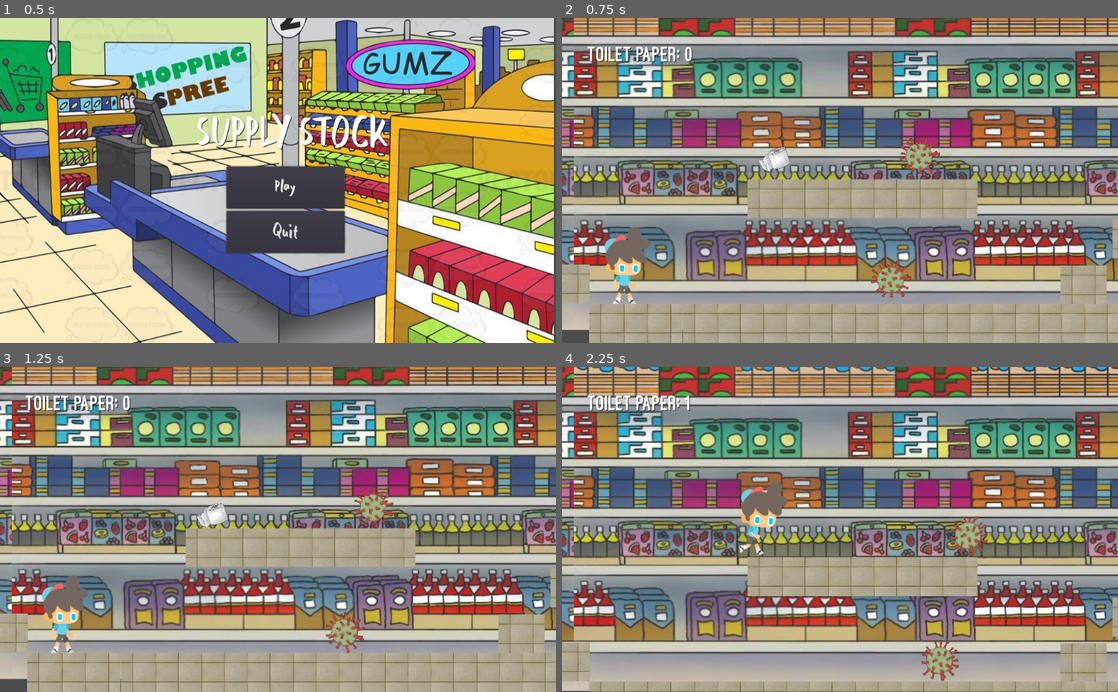
Above: before the commit, frames 1-4 (two rows, left to right).
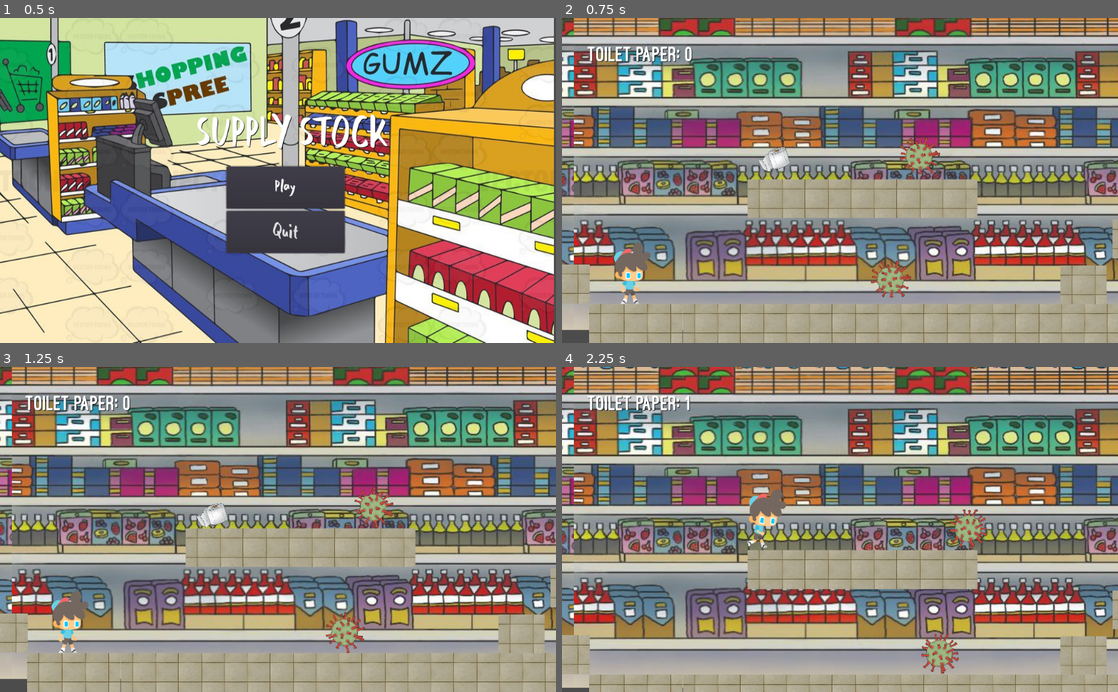
Above: after the commit, the same moments.

Repository: moomurrs/Final-Project
Game: Godot game, scene res://Scenes/MainScreen.tscn
Two runs of this game, one before a commit and one after it. Both use one fixed random seed, a clock stepped at 60 frames per second and the inputs below.
Inputs:
- Up to frame 1 (0.5 s): no input
- Up to frame 2 (0.75 s): click "Play" at 0.5 s
- Up to frame 3 (1.25 s): no input
- Up to frame 4 (2.25 s): hold Right (ui_right) from 1.28 s (still down); tap Up (ui_up) at 1.52 s

Frame 1 is identical in both runs. In frame 2, 1.0% of the frame differs, in the area x 7-16%, y 64-89%; in frame 3, 1.0%; in frame 4, 50%, in the area x 0-100%, y 0-100%.

Commit message:
Adjustments
I scaled the size of the player and a virus to make the perfect game completion(collecting all toilet papers) possible. I also added a tile so the big virus would no longer stuck in one location.

Diff:
--- a/Scenes/GroundTile.tres
+++ b/Scenes/GroundTile.tres
@@ -14,6 +14,11 @@
 0/tile_mode = 0
 0/occluder_offset = Vector2( 1427.5, 1194.5 )
 0/navigation_offset = Vector2( 1427.5, 1194.5 )
+0/shape_offset = Vector2( 1427.5, 1194.5 )
+0/shape_transform = Transform2D( 1, 0, 0, 1, 1427.5, 1194.5 )
+0/shape = SubResource( 1 )
+0/shape_one_way = false
+0/shape_one_way_margin = 1.0
 0/shapes = [ {
 "autotile_coord": Vector2( 0, 0 ),
 "one_way": false,
--- a/Scenes/World.tscn
+++ b/Scenes/World.tscn
@@ -25,12 +25,13 @@
 
 [node name="Player" parent="." instance=ExtResource( 1 )]
 position = Vector2( 116.651, 456.021 )
+scale = Vector2( 0.8, 0.8 )
 
 [node name="TileMap" type="TileMap" parent="."]
 scale = Vector2( 0.03, 0.03 )
 tile_set = ExtResource( 2 )
 format = 1
-tile_data = PoolIntArray( 2360964, 0, 0, 2361007, 0, 0, 2361 …(61 unchanged characters)… 34, 0, 0, 2426877, 0, 0, 5178913, 0, 0, 8061955, 0, 0, 8061999, 0, 0, 8062044, 0 …(1213 unchanged characters)…
+tile_data = PoolIntArray( 2360964, 0, 0, 2361007, 0, 0, 2361 …(61 unchanged characters)… 34, 0, 0, 2426877, 0, 0, 5178913, 0, 0, 7603745, 0, 0, 8061955, 0, 0, 8061999, 0, 0, 8062044, 0 …(1213 unchanged characters)…
 
 [node name="Enemies" type="Node2D" parent="."]
 
@@ -42,6 +43,8 @@
 
 [node name="Enemy02" parent="Enemies" instance=ExtResource( 3 )]
 position = Vector2( 1393.43, 485.143 )
+scale = Vector2( 0.6, 0.6 )
+collision/safe_margin = 0.1
 
 [node name="Enemy03" parent="Enemies" instance=ExtResource( 3 )]
 position = Vector2( 3567.42, 348.781 )
